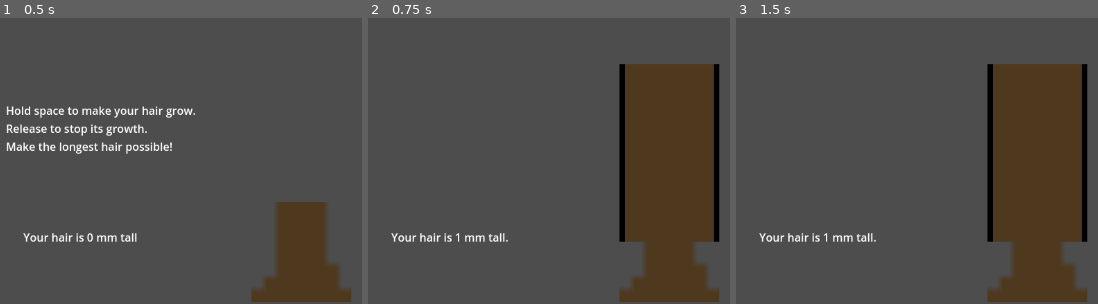
Above: before the commit, frames 1-3 (left to right).
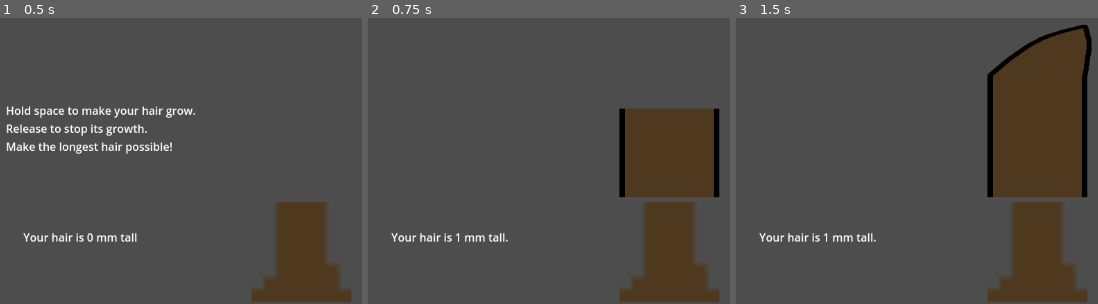
Above: after the commit, the same moments.

Repository: Raphaell-Maiwen/WaitingForYourGrowth
Game: Godot game, scene res://Maing_game.tscn
Same seed, same stepped clock (60 frames per second), same inputs: the game is played once before the commit and once after it.
Inputs:
- Up to frame 1 (0.5 s): no input
- Up to frame 2 (0.75 s): tap Enter at 0.5 s; hold Space (ui_select) from 0.53 s (still down)
- Up to frame 3 (1.5 s): release Space (ui_select) at 1.28 s; tap Space (ui_select) at 1.35 s

Frame 1 is identical in both runs. In frame 2, 6.7% of the frame differs, in the area x 69-97%, y 16-79%; in frame 3, 4.8%.

Commit message:
Added top part

Diff:
--- a/InputProcessing.gd
+++ b/InputProcessing.gd
@@ -4,6 +4,7 @@
 @export var instructions_label:Node
 @export var target_node:Node
 @export var middle_block_tree:PackedScene
+@export var top_block_hair_brown:PackedScene
 
 var score = 0
 var timer = 1
@@ -22,7 +23,7 @@
 			target_node.add_child(newInstance)
 			newInstance.global_position.x = 560
 			newInstance.global_position.y = height
-			height -= 144
+			height -= 127
 
 			##Insert pixel art instantiation
 			##Move camera n shit
@@ -33,5 +34,9 @@
 			instructions_label.visible = false
 
 	elif(Input.is_action_just_released("ui_select")):
+		var newInstance = top_block_hair_brown.instantiate()
+		target_node.add_child(newInstance)
+		newInstance.global_position.x = 560
+		newInstance.global_position.y = height
 		set_process(false)
 		print("Game Over")
--- a/Maing_game.tscn
+++ b/Maing_game.tscn
@@ -1,8 +1,9 @@
-[gd_scene load_steps=4 format=3 uid="uid://db0c4rijsh2gm"]
+[gd_scene load_steps=5 format=3 uid="uid://db0c4rijsh2gm"]
 
 [ext_resource type="PackedScene" uid="uid://r2t7w2022eot" path="res://bottomTreeBlock.tscn" id="1_3ftgt"]
 [ext_resource type="Script" path="res://InputProcessing.gd" id="1_ip4k8"]
 [ext_resource type="PackedScene" uid="uid://dfvm8hhkevvxl" path="res://middleHairBrownBlock.tscn" id="3_3j7lx"]
+[ext_resource type="PackedScene" uid="uid://cp7h575q0v3xi" path="res://topHairBrownBlock.tscn" id="4_sv2ng"]
 
 [node name="Node2D" type="Node2D"]
 position = Vector2(0, -1)
@@ -33,3 +34,4 @@
 instructions_label = NodePath("../Instructions")
 target_node = NodePath(".")
 middle_block_tree = ExtResource("3_3j7lx")
+top_block_hair_brown = ExtResource("4_sv2ng")
--- a/middleHairBrownBlock.tscn
+++ b/middleHairBrownBlock.tscn
@@ -3,4 +3,5 @@
 [ext_resource type="Texture2D" uid="uid://c4k7fajpxj3nd" path="res://middleHairBrownBlockaseprite.png" id="1_mf35w"]
 
 [node name="Sprite2D" type="Sprite2D"]
+scale = Vector2(1, 0.5)
 texture = ExtResource("1_mf35w")
--- /dev/null
+++ b/topHairBrownBlock.tscn
@@ -0,0 +1,7 @@
+[gd_scene load_steps=2 format=3 uid="uid://cp7h575q0v3xi"]
+
+[ext_resource type="Texture2D" uid="uid://dexhcw8rss6it" path="res://topHairBrownBlock.png" id="1_2w1cx"]
+
+[node name="Sprite2D" type="Sprite2D"]
+scale = Vector2(1, 0.5)
+texture = ExtResource("1_2w1cx")
